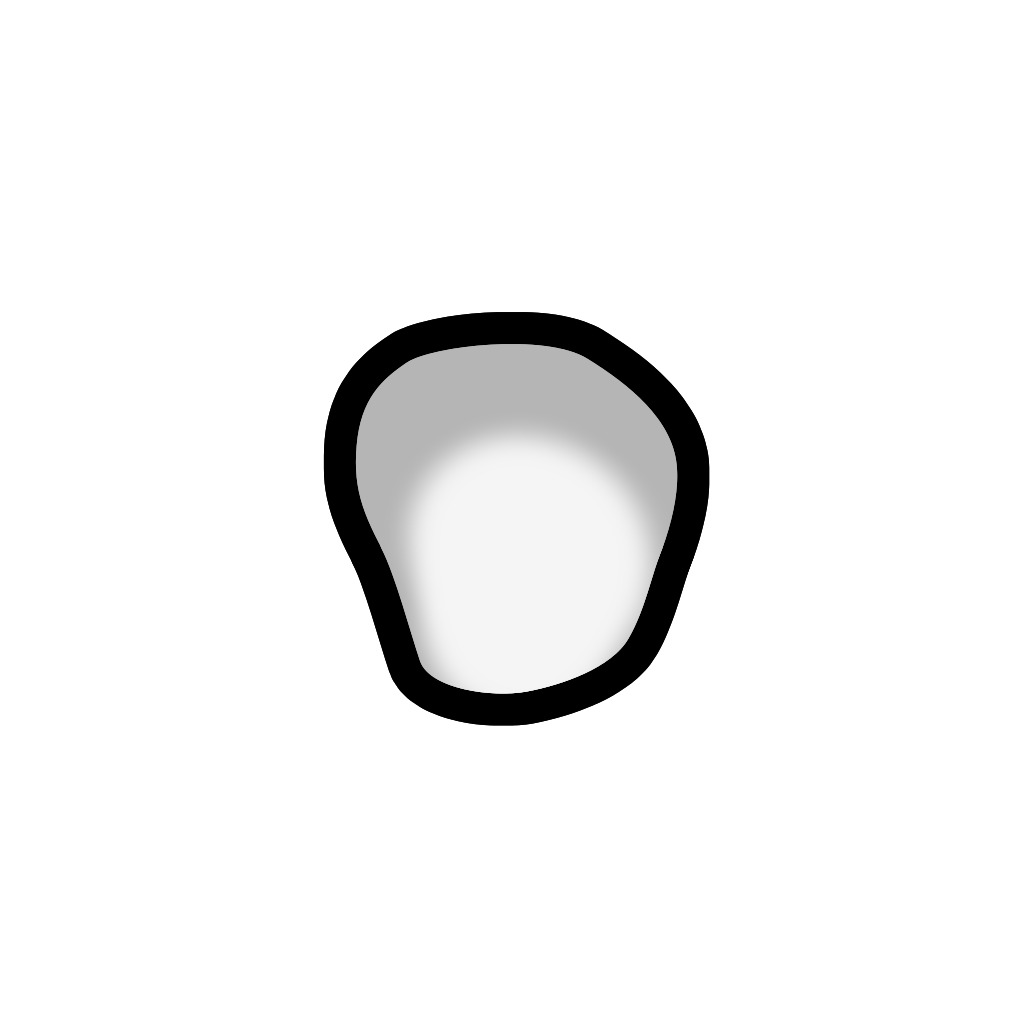
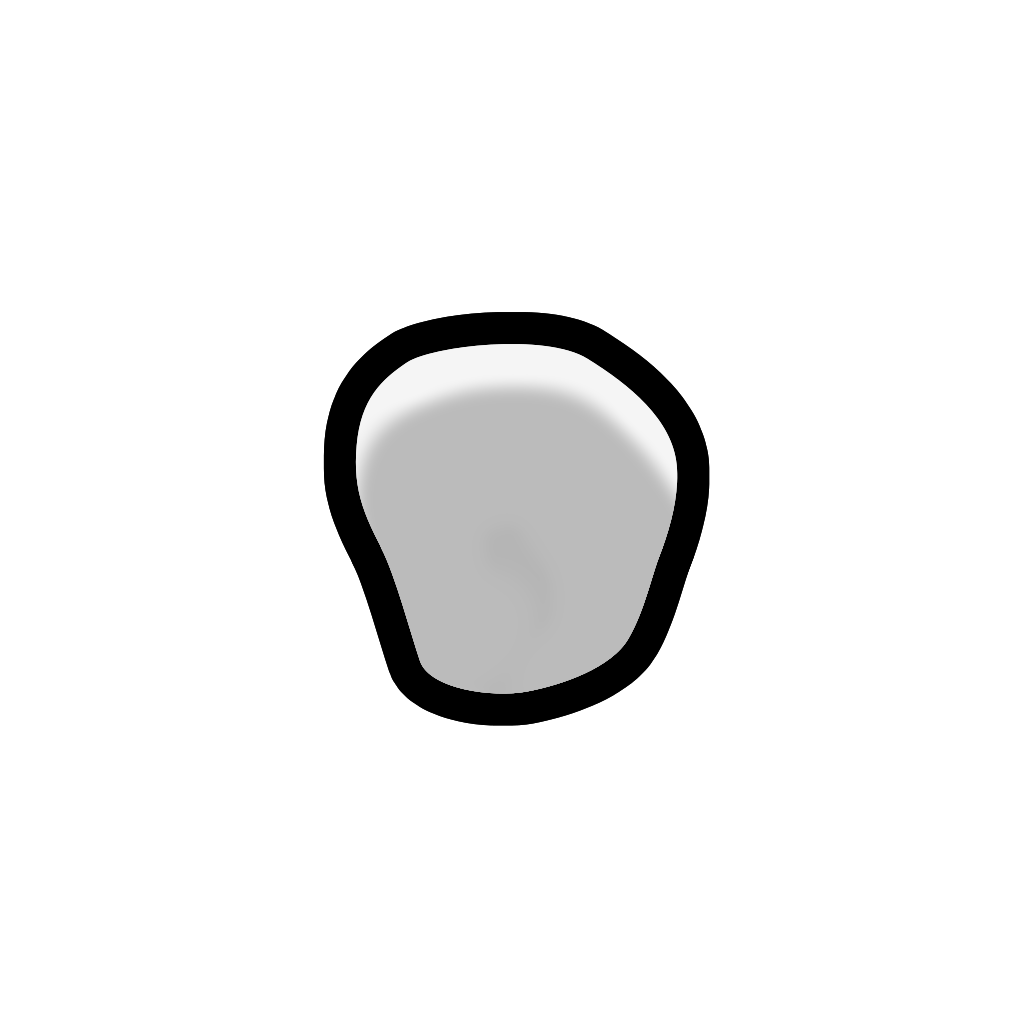
Layer changes from the first 1024 × 1024 image to the second:
painted on "Highlight", masked it over [355, 374, 678, 694]
painted on "Base", masked it over [355, 344, 678, 694]
